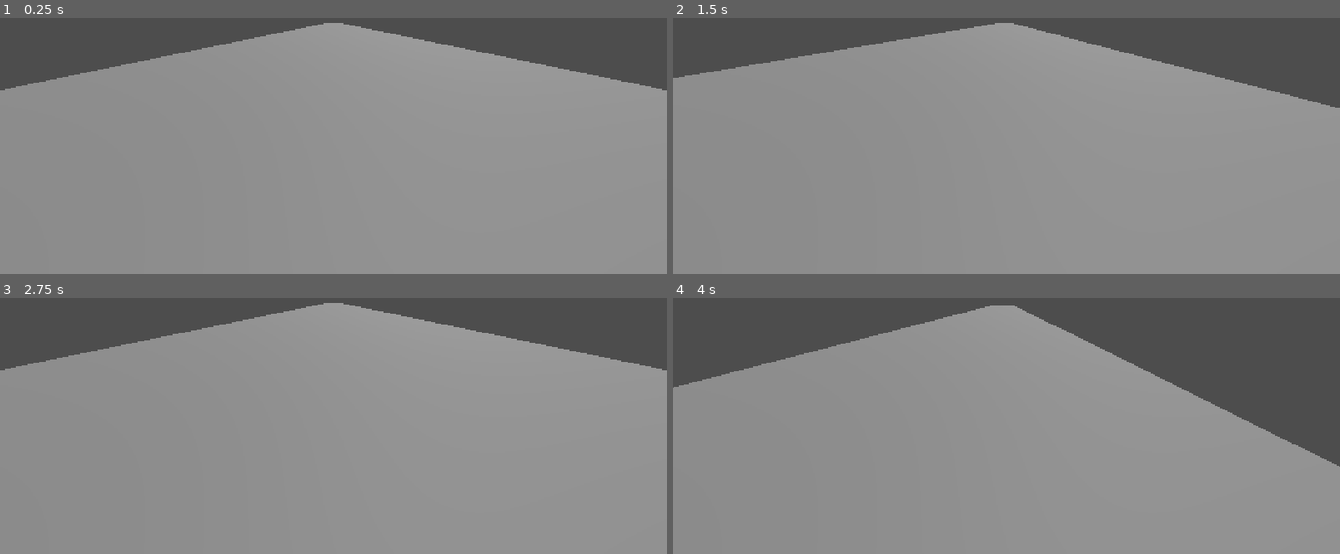
Above: before the commit, frames 1-4 (two rows, left to right).
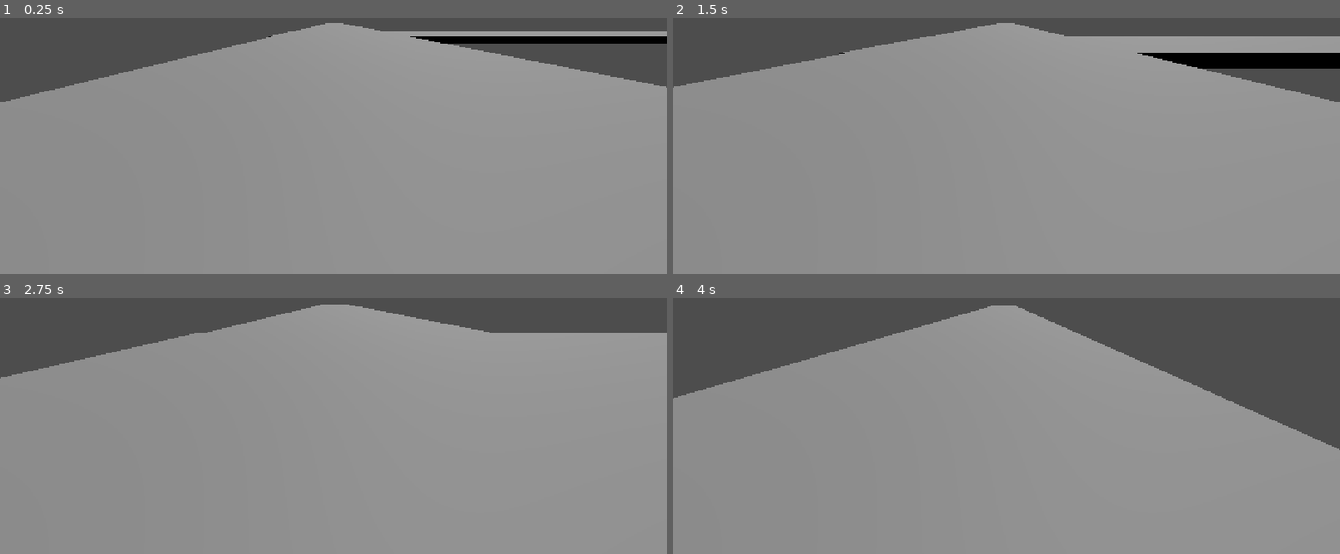
Above: after the commit, the same moments.

Repository: SDavidson3404/Afterburn
Game: Godot game, scene res://testing_ground.tscn
The game is run twice, just before and just after one commit, with the same random seed, the same clock (stepped at 60 frames per second) and the same inputs. The project has no main scene, so this scene is started directly.
Inputs:
- Up to frame 1 (0.25 s): no input
- Up to frame 2 (1.5 s): hold A (A) 0.53-1.28 s; tap D (D) at 0.8, 1.35 s
- Up to frame 3 (2.75 s): tap A (A) at 1.55 s; hold A (A) from 2.03 s (still down); tap D (D) at 2.3 s
- Up to frame 4 (4 s): release A (A) at 2.78 s; tap D (D) at 2.85 s; tap A (A) at 3.05 s; hold D (D) from 3.53 s (still down); tap Space (Space) at 3.6 s

The runs differ from the first frame. In frame 1, 3.3% of the frame differs, in the area x 0-100%, y 1-33%; in frame 2, 5.3%, in the area x 0-100%, y 1-36%; in frame 3, 2.9%; in frame 4, 2.7%.

Commit message:
Added turning
Added the ability to turn when you press a button while on the outside lane

Diff:
--- a/afterburn/Player/player.gd
+++ b/afterburn/Player/player.gd
@@ -1,33 +1,137 @@
 extends CharacterBody3D # Inherits all code from the CharacterBody3D Class
 class_name Player # The name of this class
 
-const MAX_ROW: int = 5 # The maximum row count
+@onready var camera: Camera3D = $Camera3D # The camera
+@onready var rows: Node3D = $"../Rows" # The node that houses all rows
+const MAX_ROW: int = 4 # The maximum row count
 const ROW_WIDTH: float = 2.0 # The width of each row
 const JUMP_VELOCITY: float = 5.0 # The velocity of the jump
 const STRAFE_SPEED: float = 15.0 # The speed of changing between rows
+const TURN_SPEED: float = 10.0 # The speed of turning
 var SPEED: float = 15.0 # The speed of the character
-var row: int = 3 # The current row
+var row: int = 2 # The current row
+var can_turn: bool = false # A bool for if the player can turn
+var facing: String = "Forward"  # The direction the player is facing
+var current_row_loc: Vector3 # The location of the current row
+var current_angle: float = 0.0 # The angle the character currently is at
+
+# Runs on ready, sets current row to row 3
+func _ready() -> void: current_row_loc = rows.get_child(2).global_position
 
 # Runs on input detected
 func _input(event: InputEvent) -> void:
-	# If A is pressed, decrease the row by 1
-	if event.is_action_pressed("A") and row > 1:
-		row -= 1
-	# If D is pressed, increase the row by 1
-	if event.is_action_pressed("D") and row < MAX_ROW:
-		row += 1
+	# If A is pressed:
+	if event.is_action_pressed("A"):
+		# If row is greater than 0
+		if row > 0:
+			# Lower row by 1
+			row -= 1
+			# Set current row according
+			current_row_loc = rows.get_child(row).global_position
+		# If row IS less than 0
+		else:
+			# Turn left
+			turn_left()
+	# If D is pressed
+	if event.is_action_pressed("D"):
+		# If row is less than the max row
+		if row < MAX_ROW:
+			# Increase row by 1
+			row += 1
+			# Set new row
+			current_row_loc = rows.get_child(row).global_position
+		# If row IS greater than the max row
+		else:
+			# Turn right
+			turn_right()
+
+# Turn left function
+func turn_left():
+	# Match the direction
+	match facing:
+		"Forward":
+			# Set facing to left
+			facing = "Left"
+			# Set the angle
+			current_angle = PI/2.0
+		"Back":
+			# Set facing to right
+			facing = "Right"
+			# Set the angle
+			current_angle = -PI/2.0
+		"Left":
+			# Set facing to back
+			facing = "Back"
+			# Set the angle
+			current_angle = PI
+		"Right":
+			# Set facing to forward
+			facing = "Forward"
+			# Set the angle
+			current_angle = 0
+	# Set the row to the third row
+	row = 2
+
+# Turn right function
+func turn_right():
+	# Match the facing direction
+	match facing:
+		"Forward":
+			# Set facing to right
+			facing = "Right"
+			# Set the angle
+			current_angle = -PI/2.0
+		"Back":
+			# Set the facing to left
+			facing = "Left"
+			# Set the current angle
+			current_angle = PI/2.0
+		"Left":
+			# Set facing to forward
+			facing = "Forward"
+			# Set current angle
+			current_angle = 0
+		"Right":
+			# Set facing to back
+			facing = "Back"
+			# Set the angle
+			current_angle = -PI
+	# Set the row to the third row
+	row = 2
 
 # Runs 60 times a second
 func _physics_process(delta: float) -> void:
+	# Set the rotation to the angle given under current angle
+	global_rotation.y = lerp_angle(global_rotation.y, current_angle, TURN_SPEED * delta)
 	# If player is not on the floor, apply gravity
 	if not is_on_floor(): velocity += get_gravity() * delta
 	# If Space is pressed and player is on the floor:
 	if Input.is_action_just_pressed("Space") and is_on_floor():
 		# Set velocity for jump
 		velocity.y = JUMP_VELOCITY
-	# Apply the movement to the player
-	velocity.z = -SPEED
-	# Move the player dynamically towards the location of the current row
-	position.x = move_toward(position.x, (row * 3), STRAFE_SPEED * delta)
+	# Set the row rotation
+	rows.global_rotation = Vector3(0, current_angle, 0)
+	# Match the facing direction
+	match facing:
+		"Forward":
+			# Move the player and rows
+			velocity.z = -SPEED
+			global_position.x = move_toward(global_position.x, current_row_loc.x, STRAFE_SPEED * delta)
+			rows.global_position.z = global_position.z
+		"Back":
+			# Move the player and rows
+			velocity.x = SPEED
+			global_position.x = move_toward(global_position.x, current_row_loc.x, STRAFE_SPEED * delta)
+			rows.global_position.z = global_position.z
+		"Left":
+			# Move the player and rows
+			velocity.x = -SPEED
+			global_position.z = move_toward(global_position.z, current_row_loc.z, STRAFE_SPEED * delta)
+			rows.global_position.x = global_position.x
+		"Right":
+			# Move the player and rows
+			velocity.x = SPEED
+			global_position.z = move_toward(global_position.z, current_row_loc.z, STRAFE_SPEED * delta)
+			rows.global_position.x = global_position.x
 	# Apply velocity
 	move_and_slide()
--- a/afterburn/Player/player.tscn
+++ b/afterburn/Player/player.tscn
@@ -2,18 +2,36 @@
 
 [ext_resource type="Script" uid="uid://bpvo8cgevcra4" path="res://Player/player.gd" id="1_l8h54"]
 
-[sub_resource type="CapsuleShape3D" id="CapsuleShape3D_fnnny"]
+[sub_resource type="CapsuleShape3D" id="CapsuleShape3D_r8tgl"]
 
-[sub_resource type="CapsuleMesh" id="CapsuleMesh_fnnny"]
+[sub_resource type="CapsuleMesh" id="CapsuleMesh_r8tgl"]
 
-[node name="Player" type="CharacterBody3D" unique_id=1134854564]
+[node name="Player" type="Node3D" unique_id=196411886]
+
+[node name="Rows" type="Node3D" parent="." unique_id=1152326233]
+
+[node name="Row 1" type="Node3D" parent="Rows" unique_id=1753781816]
+transform = Transform3D(1, 0, 0, 0, 1, 0, 0, 0, 1, -6, 0, 0)
+
+[node name="Row 2" type="Node3D" parent="Rows" unique_id=1094331621]
+transform = Transform3D(1, 0, 0, 0, 1, 0, 0, 0, 1, -3, 0, 0)
+
+[node name="Row 3" type="Node3D" parent="Rows" unique_id=809996234]
+
+[node name="Row 4" type="Node3D" parent="Rows" unique_id=1932870943]
+transform = Transform3D(1, 0, 0, 0, 1, 0, 0, 0, 1, 3, 0, 0)
+
+[node name="Row 5" type="Node3D" parent="Rows" unique_id=374044592]
+transform = Transform3D(1, 0, 0, 0, 1, 0, 0, 0, 1, 6, 0, 0)
+
+[node name="CharacterBody3D" type="CharacterBody3D" parent="." unique_id=607464147]
 script = ExtResource("1_l8h54")
 
-[node name="CollisionShape3D" type="CollisionShape3D" parent="." unique_id=161550239]
-shape = SubResource("CapsuleShape3D_fnnny")
+[node name="CollisionShape3D" type="CollisionShape3D" parent="CharacterBody3D" unique_id=1107740713]
+shape = SubResource("CapsuleShape3D_r8tgl")
 
-[node name="MeshInstance3D" type="MeshInstance3D" parent="." unique_id=1072121614]
-mesh = SubResource("CapsuleMesh_fnnny")
+[node name="MeshInstance3D" type="MeshInstance3D" parent="CharacterBody3D" unique_id=1886744333]
+mesh = SubResource("CapsuleMesh_r8tgl")
 
-[node name="Camera3D" type="Camera3D" parent="." unique_id=1866604048]
-transform = Transform3D(1, 0, 0, 0, 0.9659258, 0.25881904, 0, -0.25881904, 0.9659258, 0, 0.8946419, 0)
+[node name="Camera3D" type="Camera3D" parent="CharacterBody3D" unique_id=1996423927]
+transform = Transform3D(1, 0, 0, 0, 0.96592593, 0.2588191, 0, -0.2588191, 0.96592593, 0, 1, 0)
--- a/afterburn/testing_ground.tscn
+++ b/afterburn/testing_ground.tscn
@@ -11,8 +11,12 @@
 transform = Transform3D(-0.8660254, -0.43301278, 0.25, 0, 0.49999997, 0.86602545, -0.50000006, 0.75, -0.43301266, 0, 0, 0)
 shadow_enabled = true
 
-[node name="Player" parent="." unique_id=1134854564 instance=ExtResource("1_q4otm")]
-transform = Transform3D(1, 0, 0, 0, 1, 0, 0, 0, 1, 9, 1.5, 0)
-
 [node name="StreetTemplate" parent="." unique_id=82585562 instance=ExtResource("3_nxusl")]
 starting_area = true
+
+[node name="StreetTemplate2" parent="." unique_id=1203064645 instance=ExtResource("3_nxusl")]
+transform = Transform3D(-4.371139e-08, 0, -1, 0, 1, 0, 1, 0, -4.371139e-08, 0, 0, -57)
+starting_area = true
+
+[node name="Player" parent="." unique_id=196411886 instance=ExtResource("1_q4otm")]
+transform = Transform3D(1, 0, 0, 0, 1, 0, 0, 0, 1, 8, 1.5893574, 0)
